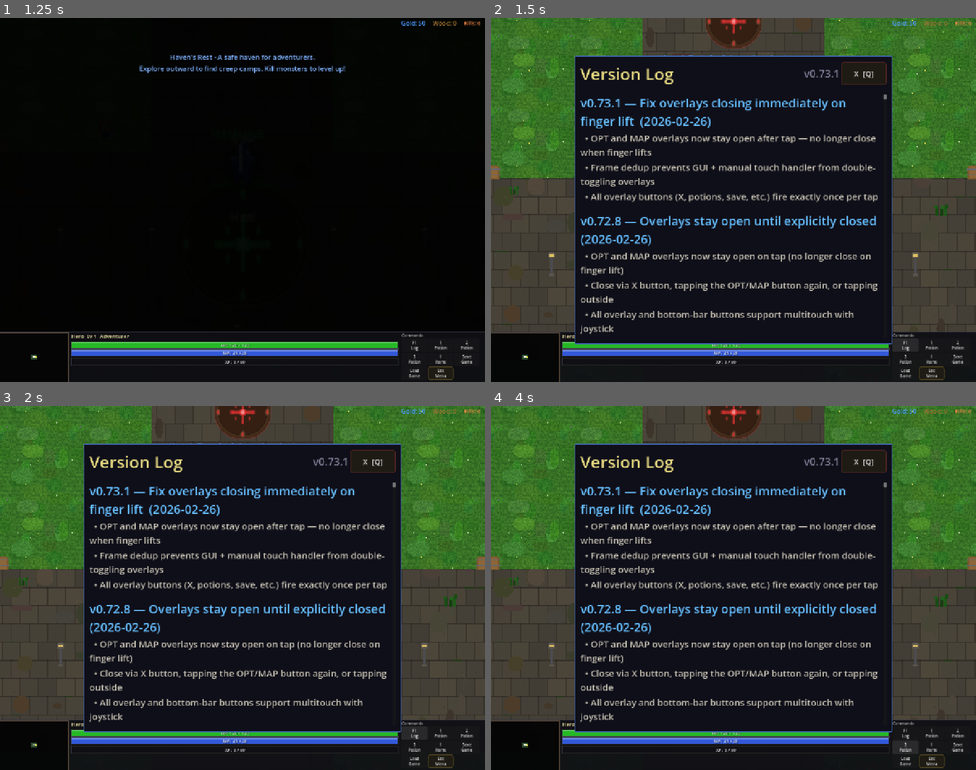
Above: before the commit, frames 1-4 (two rows, left to right).
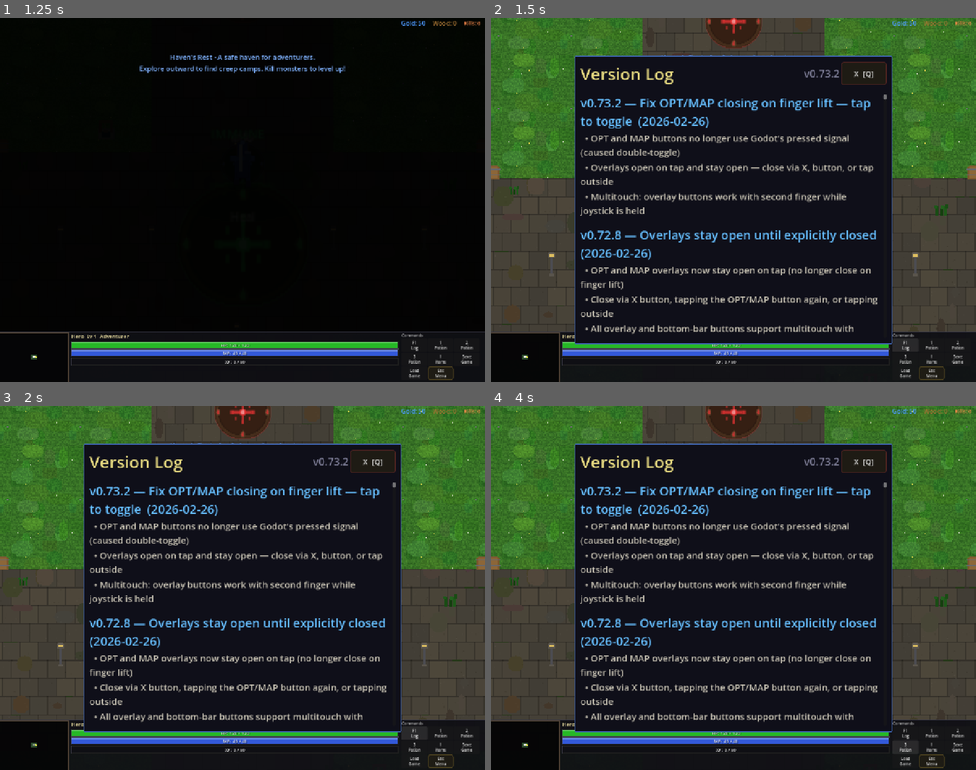
Above: after the commit, the same moments.

Repository: slxny/legends-open-rpg
Game: Godot game, scene res://scenes/main.tscn
The game is run twice, just before and just after one commit, with the same random seed, the same clock (stepped at 60 frames per second) and the same inputs.
Inputs (mouse positions are in pixels of both pictures, inside the frame that each line leads up to):
- Up to frame 1 (1.25 s): tap Enter at 0.5 s; move the mouse to (218, 272) at 0.52 s; hold W (move_up) from 0.53 s (still down); hold Space (attack) from 0.53 s (still down); click (218, 272) at 0.67 s
- Up to frame 2 (1.5 s): release W (move_up) at 1.25 s; release Space (attack) at 1.25 s; click "F1 Log" at 1.25 s
- Up to frame 3 (2 s): no input
- Up to frame 4 (4 s): click "1 Potion" at 2 s; click "2 Potion" at 2.75 s; click "3 Potion" at 3.5 s

Frame 1 is identical in both runs. In frame 2, 8.9% of the frame differs, in the area x 18-80%, y 14-87%; in frame 3, 8.9%; in frame 4, 8.9%.
Error in both runs: Invalid assignment of property or key '_mobile_potion_btns' with value of type 'Array' on a base object of type 'CharacterBody2D (player.gd)'. (res://scenes/ui…

Commit message:
Fix OPT/MAP closing on finger lift — remove pressed signal (v0.73.2)
Root cause: Godot GUI processes touch BEFORE _input(). Button.pressed
fires on finger RELEASE (different frame from press). So our _input()
opened the overlay on touch-down, then Button.pressed toggled it
closed on touch-up.

Fix: Remove pressed.connect() from OPT and MAP buttons entirely.
They are now handled exclusively by _input() via raw
InputEventScreenTouch. For overlay interior buttons, only manually
press via _press_button_at when multitouch (2+ fingers on screen),
letting GUI handle single-finger taps normally.

Co-Authored-By: Claude Opus 4.6 <noreply@anthropic.com>

Diff:
--- a/scenes/ui/changelog_dialog.gd
+++ b/scenes/ui/changelog_dialog.gd
@@ -9,17 +9,17 @@
 var _is_visible: bool = false
 var _is_mobile: bool = false
 
-const GAME_VERSION := "v0.73.1"
+const GAME_VERSION := "v0.73.2"
 
 const CHANGELOG: Array[Dictionary] = [
 	{
-		"version": "v0.73.1",
-		"title": "Fix overlays closing immediately on finger lift",
+		"version": "v0.73.2",
+		"title": "Fix OPT/MAP closing on finger lift — tap to toggle",
 		"date": "2026-02-26",
 		"entries": [
-			"OPT and MAP overlays now stay open after tap — no longer close when finger lifts",
-			"Frame dedup prevents GUI + manual touch handler from double-toggling overlays",
-			"All overlay buttons (X, potions, save, etc.) fire exactly once per tap",
+			"OPT and MAP buttons no longer use Godot's pressed signal (caused double-toggle)",
+			"Overlays open on tap and stay open — close via X, button, or tap outside",
+			"Multitouch: overlay buttons work with second finger while joystick is held",
 		]
 	},
 	{
--- a/scenes/ui/hud.gd
+++ b/scenes/ui/hud.gd
@@ -58,9 +58,7 @@
 var _minimap_home: PanelContainer = null  # Bottom-bar container that holds minimap when overlay is closed
 var _opt_btn: Button = null  # OPT button ref for multitouch
 var _map_tap_btn: Button = null  # MAP tap button ref for multitouch
-var _overlay_open_touch_index: int = -1  # Finger that opened an overlay (ignore its release)
-var _last_cmd_toggle_frame: int = -1  # Dedup: prevent double-toggle in same frame
-var _last_map_toggle_frame: int = -1
+var _active_touch_count: int = 0  # Track fingers on screen for multitouch logic
 
 func _ready() -> void:
 	_detect_mobile()
@@ -153,7 +151,7 @@
 		_map_tap_btn.size_flags_horizontal = Control.SIZE_EXPAND_FILL
 		_map_tap_btn.size_flags_vertical = Control.SIZE_EXPAND_FILL
 		_map_tap_btn.self_modulate = Color(1, 1, 1, 0)  # Invisible
-		_map_tap_btn.pressed.connect(_toggle_map_overlay)
+		# No pressed.connect — handled exclusively by _input() to prevent double-toggle
 		_minimap_home.add_child(_map_tap_btn)
 		bottom_hbox.add_child(_minimap_home)
 		bottom_hbox.move_child(_minimap_home, 0)  # Move to leftmost position
@@ -168,7 +166,7 @@
 		_opt_btn.add_theme_stylebox_override("normal", btn_style_normal.duplicate())
 		_opt_btn.add_theme_stylebox_override("pressed", btn_style_pressed.duplicate())
 		_opt_btn.add_theme_stylebox_override("hover", btn_style_normal.duplicate())
-		_opt_btn.pressed.connect(_toggle_cmd_overlay)
+		# No pressed.connect — handled exclusively by _input() to prevent double-toggle
 		bottom_hbox.add_child(_opt_btn)
 
 		# Build overlays (hidden by default)
@@ -224,7 +222,7 @@
 	_map_tap_btn.size_flags_horizontal = Control.SIZE_EXPAND_FILL
 	_map_tap_btn.size_flags_vertical = Control.SIZE_EXPAND_FILL
 	_map_tap_btn.self_modulate = Color(1, 1, 1, 0)
-	_map_tap_btn.pressed.connect(_toggle_map_overlay)
+	# No pressed.connect — handled exclusively by _input() to prevent double-toggle
 	_minimap_home.add_child(_map_tap_btn)
 	bottom_hbox.add_child(_minimap_home)
 	bottom_hbox.move_child(_minimap_home, 0)
@@ -239,7 +237,7 @@
 	_opt_btn.add_theme_stylebox_override("normal", btn_style_normal.duplicate())
 	_opt_btn.add_theme_stylebox_override("pressed", btn_style_pressed.duplicate())
 	_opt_btn.add_theme_stylebox_override("hover", btn_style_normal.duplicate())
-	_opt_btn.pressed.connect(_toggle_cmd_overlay)
+	# No pressed.connect — handled exclusively by _input() to prevent double-toggle
 	bottom_hbox.add_child(_opt_btn)
 
 	# Build overlays (hidden by default)
@@ -374,11 +372,6 @@
 
 func _toggle_cmd_overlay() -> void:
 	# Dedup: GUI pressed signal + _input() can both fire in the same frame
-	var frame = Engine.get_process_frames()
-	if frame == _last_cmd_toggle_frame:
-		return
-	_last_cmd_toggle_frame = frame
-
 	# Close MAP overlay if open
 	if _map_overlay and _map_overlay_visible:
 		_map_overlay_visible = false
@@ -461,12 +454,6 @@
 	add_child(_map_overlay)
 
 func _toggle_map_overlay() -> void:
-	# Dedup: GUI pressed signal + _input() can both fire in the same frame
-	var frame = Engine.get_process_frames()
-	if frame == _last_map_toggle_frame:
-		return
-	_last_map_toggle_frame = frame
-
 	# Close CMD overlay if open
 	if _cmd_overlay and _cmd_overlay_visible:
 		_cmd_overlay_visible = false
@@ -581,59 +568,55 @@
 	_start_tutorial_hints(hero_data)
 
 func _input(event: InputEvent) -> void:
-	# ── Mobile multitouch handling ──
-	# Godot's Button only responds to the first finger (mouse emulation).
-	# We manually detect all InputEventScreenTouch so a second finger can
-	# tap HUD buttons while another finger controls the joystick / aim.
-	if _is_mobile and event is InputEventScreenTouch:
-		# When the finger that OPENED an overlay lifts, consume the release
-		# so Godot's Button mouse-emulation doesn't toggle it back closed.
-		if not event.pressed and event.index == _overlay_open_touch_index:
-			_overlay_open_touch_index = -1
+	# ── Track active touch count (for multitouch detection) ──
+	if event is InputEventScreenTouch:
+		if event.pressed:
+			_active_touch_count += 1
+		else:
+			_active_touch_count = max(0, _active_touch_count - 1)
+
+	# ── Mobile: OPT and MAP have no pressed.connect (to avoid double-toggle) ──
+	# We handle them here exclusively via raw InputEventScreenTouch.
+	if _is_mobile and event is InputEventScreenTouch and event.pressed:
+		var pos = event.position
+
+		# 1) Bottom-bar buttons: OPT and MAP
+		if _opt_btn and _opt_btn.is_visible_in_tree() and _opt_btn.get_global_rect().has_point(pos):
+			_toggle_cmd_overlay()
 			get_viewport().set_input_as_handled()
 			return
-
-		if event.pressed:
-			var pos = event.position
-
-			# 1) Bottom-bar buttons: OPT and MAP (always visible when mobile)
-			if _opt_btn and _opt_btn.is_visible_in_tree() and _opt_btn.get_global_rect().has_point(pos):
+		if _map_tap_btn and _map_tap_btn.is_visible_in_tree() and _map_tap_btn.get_global_rect().has_point(pos):
+			_toggle_map_overlay()
+			get_viewport().set_input_as_handled()
+			return
+
+		# 2) Open overlay: handle buttons for multitouch, or close if outside
+		if _cmd_overlay_visible and _cmd_overlay:
+			if _cmd_overlay.get_global_rect().has_point(pos):
+				# Only manually press buttons when multitouch (2+ fingers).
+				# Single finger is mouse-emulated so GUI handles it already.
+				if _active_touch_count > 1:
+					_press_button_at(_cmd_overlay, pos)
+			else:
 				_toggle_cmd_overlay()
-				if _cmd_overlay_visible:
-					_overlay_open_touch_index = event.index
-				get_viewport().set_input_as_handled()
-				return
-			if _map_tap_btn and _map_tap_btn.is_visible_in_tree() and _map_tap_btn.get_global_rect().has_point(pos):
+			get_viewport().set_input_as_handled()
+			return
+		if _map_overlay_visible and _map_overlay:
+			if _map_overlay.get_global_rect().has_point(pos):
+				if _active_touch_count > 1:
+					_press_button_at(_map_overlay, pos)
+			else:
 				_toggle_map_overlay()
-				if _map_overlay_visible:
-					_overlay_open_touch_index = event.index
-				get_viewport().set_input_as_handled()
-				return
-
-			# 2) Open overlay: press buttons inside via multitouch, or close if outside
-			if _cmd_overlay_visible and _cmd_overlay:
-				if _cmd_overlay.get_global_rect().has_point(pos):
-					_press_button_at(_cmd_overlay, pos)
-				else:
-					_toggle_cmd_overlay()
-				get_viewport().set_input_as_handled()
-				return
-			if _map_overlay_visible and _map_overlay:
-				if _map_overlay.get_global_rect().has_point(pos):
-					_press_button_at(_map_overlay, pos)
-				else:
-					_toggle_map_overlay()
-				get_viewport().set_input_as_handled()
-				return
-
-			# No overlay open and tap not on MAP/OPT — let event pass to game world
+			get_viewport().set_input_as_handled()
 			return
 
-	# ── Desktop / first-finger fallback: close overlay on outside click ──
+		# No overlay open and tap not on MAP/OPT — let event pass to game world
+		return
+
+	# ── Desktop: close overlay on outside click ──
 	if not _cmd_overlay_visible and not _map_overlay_visible:
 		return
-	var is_touch = (event is InputEventMouseButton and event.pressed) or (event is InputEventScreenTouch and event.pressed)
-	if not is_touch:
+	if not (event is InputEventMouseButton and event.pressed):
 		return
 	var pos = event.position
 	if _cmd_overlay_visible and _cmd_overlay and _cmd_overlay.get_global_rect().has_point(pos):
@@ -647,14 +630,10 @@
 	get_viewport().set_input_as_handled()
 
 ## Recursively find and press the Button under a touch position (for multitouch).
-## Uses meta to dedup so first-finger GUI press + our manual emit don't double-fire.
 func _press_button_at(container: Control, pos: Vector2) -> bool:
-	var frame = Engine.get_process_frames()
 	for child in container.get_children():
 		if child is Button and child.is_visible_in_tree() and child.get_global_rect().has_point(pos):
-			if child.get_meta("_last_press_frame", -1) != frame:
-				child.set_meta("_last_press_frame", frame)
-				child.pressed.emit()
+			child.pressed.emit()
 			return true
 		if child is Control and _press_button_at(child, pos):
 			return true
